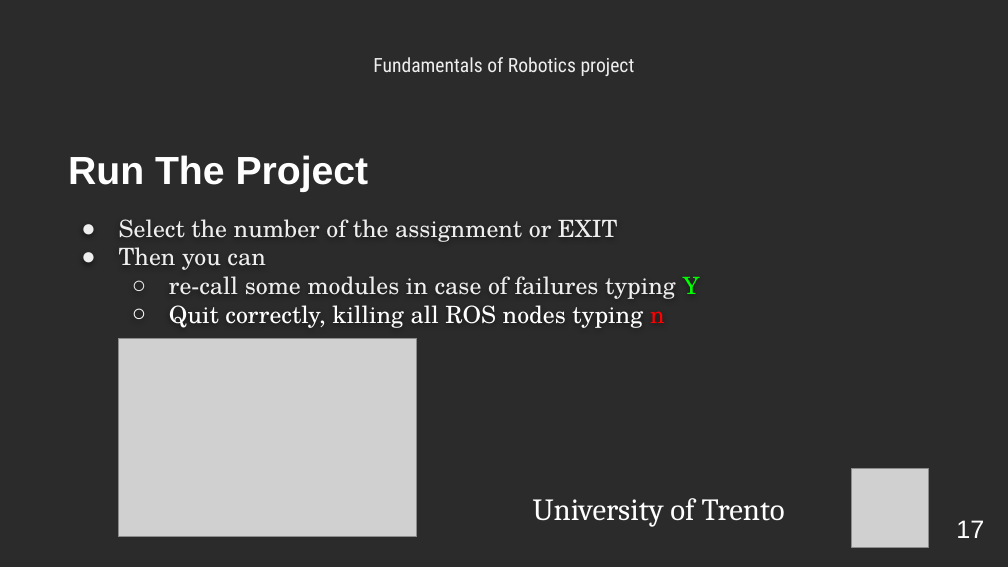
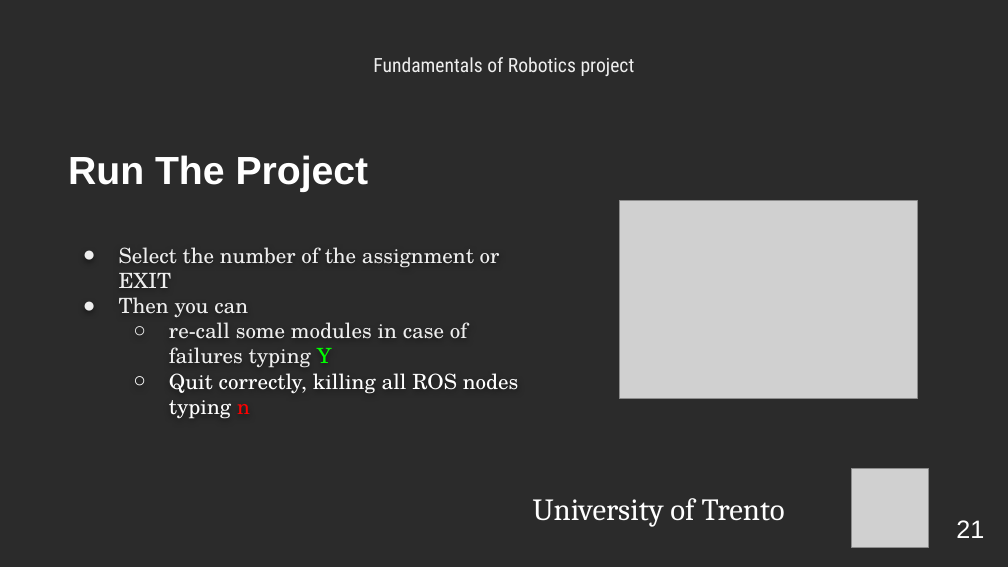
Before and after one commit to LordBions/Robotics_ICE23_UNITN, a slide deck: slide 21 of Documents/Robotics.pptx (slide 17 before the commit). Drawn at 1008x567 pixels with LibreOffice and Linux fonts; fonts in the diff are those of the drawing; grey boxes stand for pictures; background and template pictures are left out; a plain dark background stands for a picture behind light text. Boxes give left, top, right and bottom in pixels: in the first picture for what was removed or moved away, otherwise in the second. Text is boxed around its words. In the diff, an @@ line names an element or a change of style, - is before the commit and + after.

```diff
--- a/Documents/Robotics.pptx
+++ b/Documents/Robotics.pptx
@@ picture: place and size @@
-picture at box(119, 339, 416, 537)
+picture at box(620, 201, 917, 399)
@@ subtitle "Select the number of the ...": place and size @@
-subtitle "Select the number of the ..." at box(119, 219, 700, 328)
+subtitle "Select the number of the ..." at box(119, 247, 519, 419)
@@ subtitle "Select the number of the ..." at box(119, 247, 519, 419): size 17 to 15 pt; indent changed @@
@@ page number at box(956, 520, 984, 538): text changed @@
-17
+21
```
Also in this commit, not shown: 15 other slides changed, 4 slides added, 6 other files.
